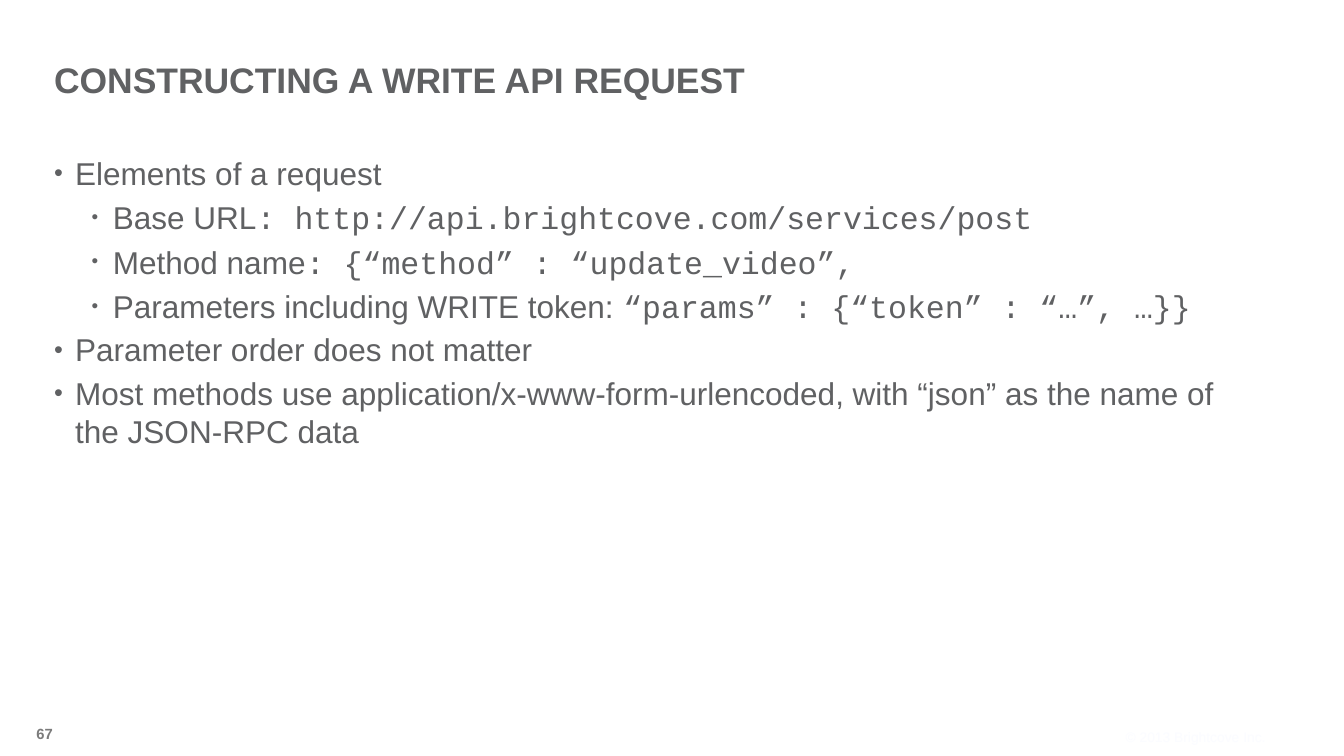
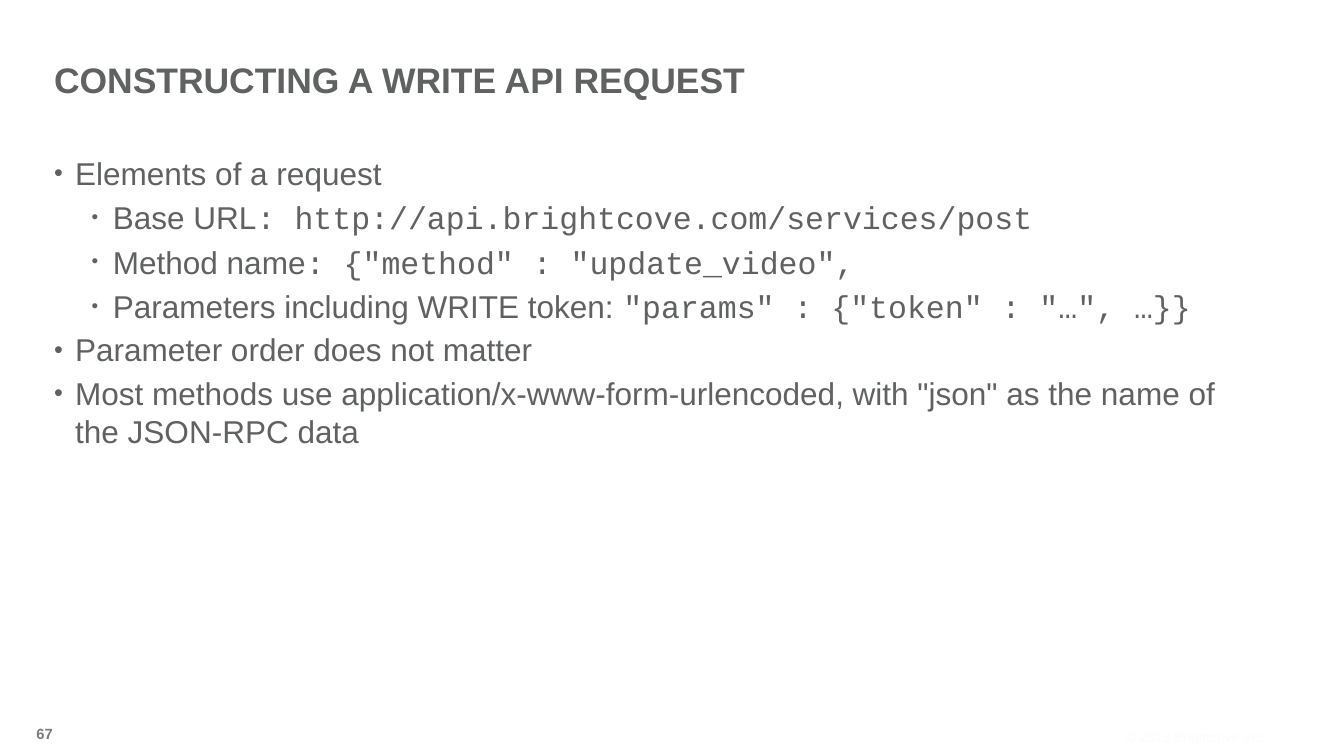
Before and after one commit to BrightcoveLearning/VideoCloudMediaAPI, a slide deck: slide 67 of Slides/developing-media-api-17Dec2013.pptx. Drawn at 1344x756 pixels with LibreOffice and Linux fonts; fonts in the diff are those of the drawing; background and template pictures are left out. Boxes give left, top, right and bottom in pixels: in the first picture for what was removed or moved away, otherwise in the second. Text is boxed around its words. In the diff, an @@ line names an element or a change of style, - is before the commit and + after.

Commit message:
updates

```diff
--- a/Slides/developing-media-api-17Dec2013.pptx
+++ b/Slides/developing-media-api-17Dec2013.pptx
@@ text at (113,251,982,325): text changed @@
-  • Method name: {“method” : “update_video”,
-  • Parameters including WRITE token: “params” : {“token” : “…”, …}}
+  • Method name: {"method" : "update_video",
+  • Parameters including WRITE token: "params" : {"token" : "…", …}}
@@ text at (75,382,1215,444): text changed @@
-• Most methods use application/x-www-form-urlencoded, with “json” as the name of the JSON-RPC data
+• Most methods use application/x-www-form-urlencoded, with "json" as the name of the JSON-RPC data
```
Also in this commit, not shown: 3 other slides changed.
